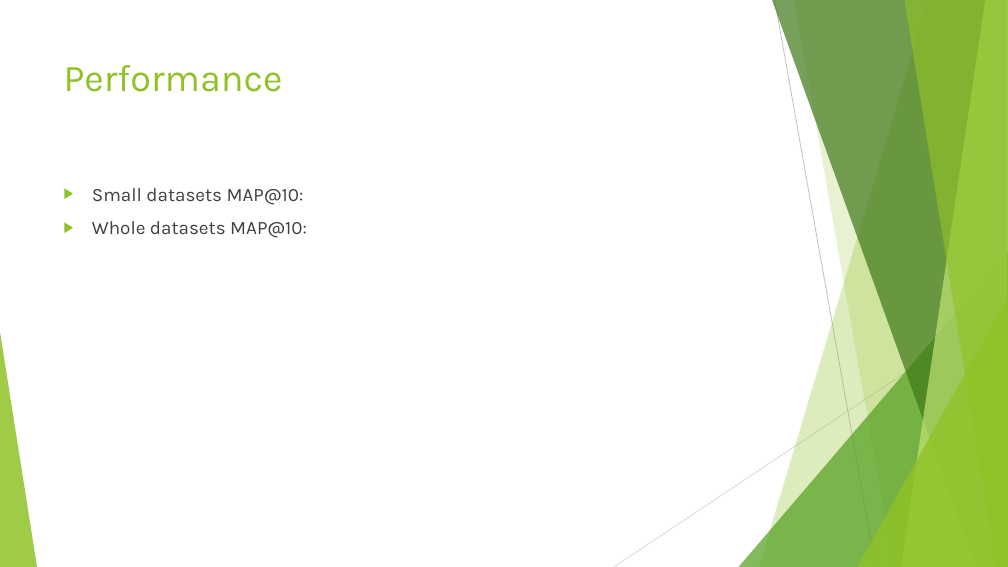
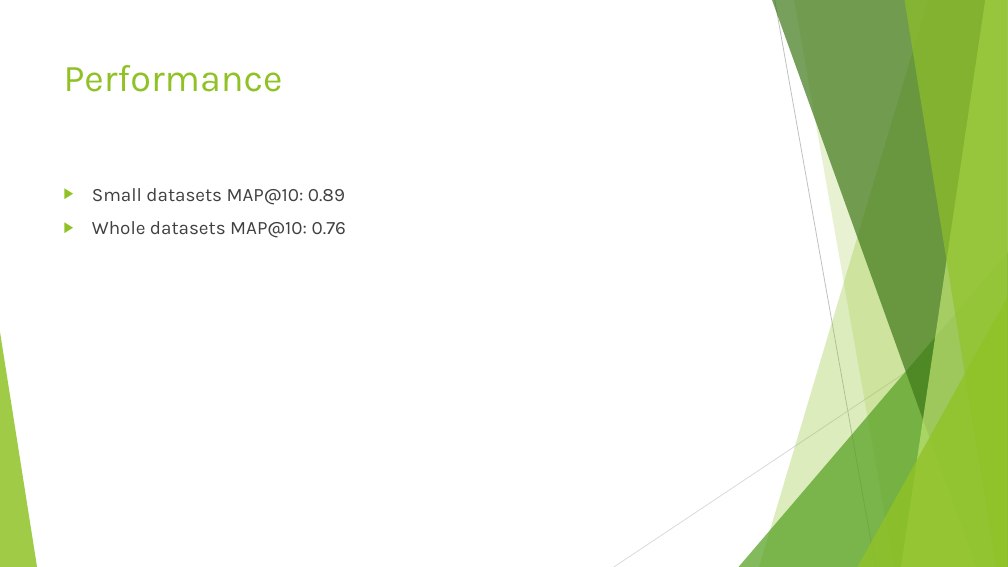
Before and after one commit to VongolaTeong/Multi-label-Classification-on-YouTube-8M, a slide deck: slide 18 of 518030990014.pptx. Drawn at 1008x567 pixels with LibreOffice and Linux fonts; fonts in the diff are those of the drawing. Boxes give left, top, right and bottom in pixels: in the first picture for what was removed or moved away, otherwise in the second. Text is boxed around its words. In the diff, an @@ line names an element or a change of style, - is before the commit and + after.

```diff
--- a/518030990014.pptx
+++ b/518030990014.pptx
@@ text at (x1=92, y1=188, x2=346, y2=238): text changed @@
-▶ Small datasets MAP@10:
-▶ Whole datasets MAP@10:
+▶ Small datasets MAP@10: 0.89
+▶ Whole datasets MAP@10: 0.76
```
Also in this commit, not shown: 1 other slide changed.
